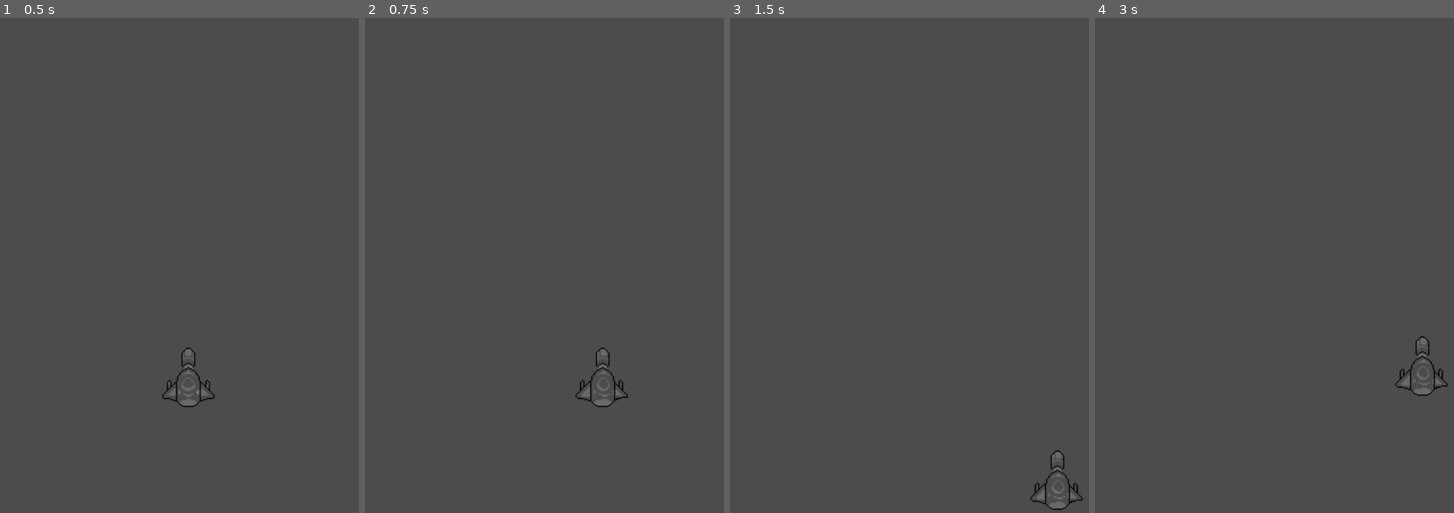
Above: before the commit, frames 1-4 (left to right).
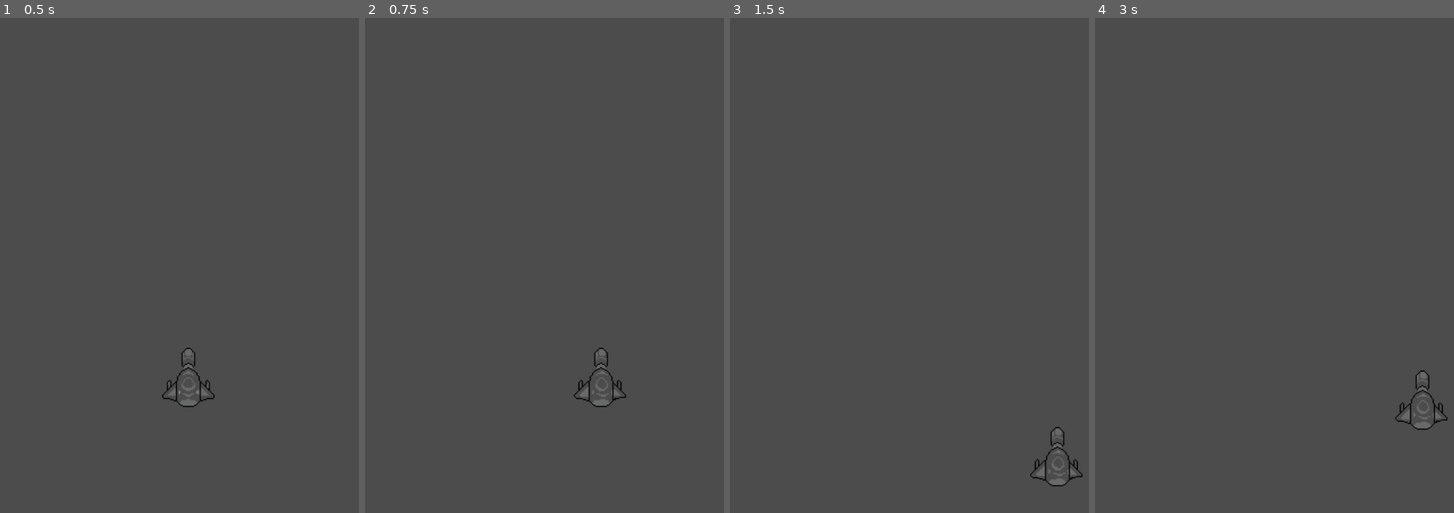
Above: after the commit, the same moments.

Repository: mlbaquerizo/pop
Game: Godot game, scene res://scenes/PlayerShip.tscn
Same seed, same stepped clock (60 frames per second), same inputs: the game is played once before the commit and once after it. This scene is started directly instead of the project's main scene.
Inputs:
- Up to frame 1 (0.5 s): no input
- Up to frame 2 (0.75 s): tap Enter at 0.5 s; hold D (move_right) from 0.53 s (still down)
- Up to frame 3 (1.5 s): tap Space at 1.25 s; release D (move_right) at 1.28 s; hold S (move_down) from 1.28 s (still down)
- Up to frame 4 (3 s): tap Enter at 2 s; release S (move_down) at 2.03 s; hold D (move_right) 2.03-2.78 s; tap Space at 2.75 s; hold W (move_up) from 2.78 s (still down)

Frame 1 is identical in both runs. In frame 2, 0.3% of the frame differs, in the area x 58-74%, y 66-79%; in frame 3, 0.6%; in frame 4, 0.6%, in the area x 83-99%, y 64-84%.

Commit message:
Add logic for deceleration

Diff:
--- a/scenes/PlayerShip.tscn
+++ b/scenes/PlayerShip.tscn
@@ -6,7 +6,7 @@
 [sub_resource type="RectangleShape2D" id=1]
 
 custom_solver_bias = 0.0
-extents = Vector2( 50, 50 )
+extents = Vector2( 46, 52 )
 
 [sub_resource type="Animation" id=2]
 
@@ -58,17 +58,16 @@
 audio_bus_name = "Master"
 script = ExtResource( 1 )
 _sections_unfolded = [ "Audio Bus", "Collision", "Material", "Pause", "Pickable", "Transform", "Visibility", "Z Index" ]
-__meta__ = {
-"_edit_group_": true
-}
 health = 4.0
-MAX_SPEED = 1000
+MAX_SPEED = 700
 ACCELERATION = 4000
-DECELERATION = 800
+DECELERATION = 1000
 firing_rate = 0.25
 
 [node name="CollisionShape2D" type="CollisionShape2D" parent="." index="0"]
 
+position = Vector2( 0, 2 )
+scale = Vector2( 1, 1 )
 shape = SubResource( 1 )
 _sections_unfolded = [ "Material", "Pause", "Transform", "Visibility", "Z Index" ]
 
--- a/scripts/PlayerShip.gd
+++ b/scripts/PlayerShip.gd
@@ -1,13 +1,14 @@
 extends Area2D
 
 export(float) var health = 4.0 setget set_health
-export(float) var MAX_SPEED = 1000
-export(float) var ACCELERATION = 4000
-export(float) var DECELERATION = 800
+export(int) var MAX_SPEED
+export(int) var ACCELERATION
+export(int) var DECELERATION
 export(float) var firing_rate = 0.25
 
 var screensize
 var input_direction = Vector2()
+var direction = Vector2()
 var speed = 0
 var tilt_state = "neutral" setget set_tilt_state
 
@@ -83,10 +84,11 @@
 			self.input_direction.y = -1
 
 	if !(input_move_up || input_move_down):
-		self.input_direction.y = 0
+		#self.input_direction.y = 0
+		pass
 
 	if !(input_move_right || input_move_left):
-		self.input_direction.x = 0
+		#self.input_direction.x = 0
 		if self.tilt_state == "left" || self.tilt_state == "right":
 			self.return_to_neutral(self.tilt_state)
 			self.set_tilt_state("neutral")
@@ -94,18 +96,25 @@
 	if not_moving:
 		self.input_direction = Vector2()
 
+	if self.input_direction.length():
+		self.direction = self.input_direction
+
+	print("INPUT DIR", self.input_direction)
+	print("DIR", self.direction)
+
 	pass
 
 func _process(delta):
 	var velocity = Vector2()
 
-	if self.input_direction.length() != 0:
+	if self.input_direction.length():
 		self.speed += self.ACCELERATION * delta
 	else:
 		self.speed -= self.DECELERATION * delta
 
 	self.speed = clamp(self.speed, 0, self.MAX_SPEED)
-	velocity += self.input_direction.normalized() * self.speed
+
+	velocity += self.direction.normalized() * self.speed
 
 	var new_pos = self.position
 	new_pos += velocity * delta
